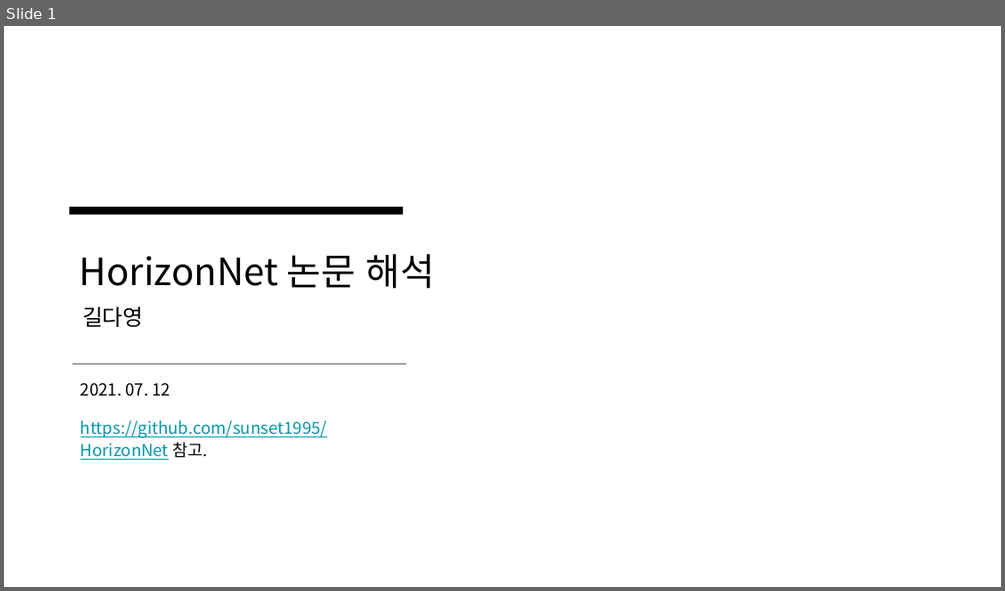
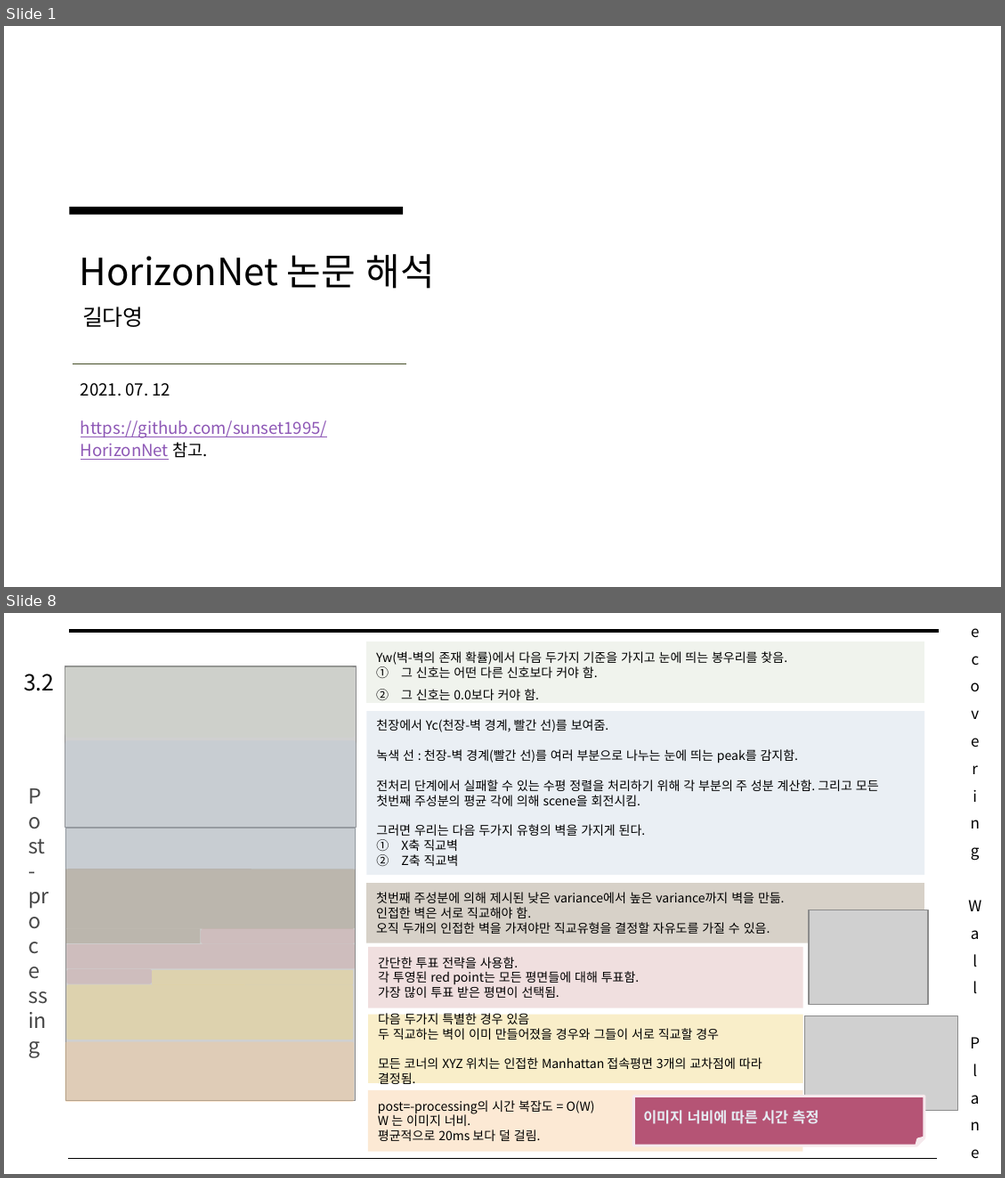
Before and after one commit to arittung/3D_Room_Layout_estimation, a slide deck: 관련 자료/HorizonNet 논문 해석.pptx. Shown one above the other, each under a label of ours: slide 1 before the commit, slides 1 and 8 after it; the slides between them are not shown. The pictures are 1005x591 and 1005x1178 pixels, drawn with LibreOffice and Linux fonts; fonts in the diff are those of the drawing; grey boxes stand for pictures. Boxes give left, top, right and bottom in pixels: in the first picture for what was removed or moved away, otherwise in the second. Text is boxed around its words. In the diff, an @@ line names an element or a change of style, - is before the commit and + after.

```diff
--- a/관련 자료/HorizonNet 논문 해석.pptx
+++ b/관련 자료/HorizonNet 논문 해석.pptx
@@ slide 8 added at <box>4,613,1001,1174</box>, background #FFFFFF @@
@@ line added from (69, 631) to (938, 631), #000000 3 pt @@
@@ text added at <box>949,626,1001,1148</box>, 11 pt, text #000000 @@
+Recovering Wall Planes
@@ rectangle added at <box>366,641,924,703</box>, fill #C9D3BE at 27% opacity, 9 pt, text #000000 @@
+Yw(벽-벽의 존재 확률)에서 다음 두가지 기준을 가지고 눈에 띄는 봉우리를 찾음.
+1. 그 신호는 어떤 다른 신호보다 커야 함.
+2. 그 신호는 0.0보다 커야 함.
@@ text added at <box>18,682,59,1159</box>, 15 pt, text #474747 @@
+Post-processing
@@ text added at <box>24,674,54,691</box>, 16 pt, text #000000 @@
+3.2
@@ picture added at <box>65,666,356,827</box> @@
@@ rounded rectangle added at <box>65,666,355,738</box>, fill #C9D3BE at 27% opacity @@
@@ rectangle added at <box>367,711,925,874</box>, fill #B3C5DA at 27% opacity, 9 pt, text #000000 @@
+천장에서 Yc(천장-벽 경계, 빨간 선)를 보여줌.
+녹색 선 : 천장-벽 경계(빨간 선)를 여러 부분으로 나누는 눈에 띄는 peak를 감지함.
+전처리 단계에서 실패할 수 있는 수평 정렬을 처리하기 위해 각 부분의 주 성분 계산함. 그리고 모든 첫번째 주성분의 평균 각에 의해 scene을 회전시킴.
+그러면 우리는 다음 두가지 유형의 벽을 가지게 된다.
+1. X축 직교벽
+2. Z축 직교벽
@@ rounded rectangle added at <box>65,740,356,870</box>, fill #B3C5DA at 27% opacity @@
@@ picture added at <box>65,828,355,1101</box> @@
@@ rounded rectangle added at <box>65,868,355,928</box>, fill #A0937D at 42% opacity @@
@@ rectangle added at <box>366,884,924,943</box>, fill #A0937D at 42% opacity, 9 pt, text #000000 @@
+첫번째 주성분에 의해 제시된 낮은 variance에서 높은 variance까지 벽을 만듦.
+인접한 벽은 서로 직교해야 함.
+오직 두개의 인접한 벽을 가져야만 직교유형을 결정할 자유도를 가질 수 있음.
@@ rounded rectangle added at <box>65,929,201,943</box>, fill #A0937D at 42% opacity @@
@@ rounded rectangle added at <box>201,928,354,943</box>, fill #CA8A8B at 27% opacity @@
@@ picture added at <box>809,910,928,1004</box> @@
@@ rounded rectangle added at <box>67,944,355,969</box>, fill #CA8A8B at 27% opacity @@
@@ rectangle added at <box>368,947,802,1008</box>, fill #CA8A8B at 27% opacity, 9 pt, text #000000 @@
+간단한 투표 전략을 사용함.
+각 투영된 red point는 모든 평면들에 대해 투표함.
+가장 많이 투표 받은 평면이 선택됨.
@@ rounded rectangle added at <box>67,969,152,984</box>, fill #CA8A8B at 27% opacity @@
@@ rounded rectangle added at <box>67,985,353,1039</box>, fill #F1D77F at 42% opacity @@
@@ rounded rectangle added at <box>152,970,353,985</box>, fill #F1D77F at 42% opacity @@
@@ rectangle added at <box>368,1013,802,1083</box>, fill #F1D77F at 42% opacity, 9 pt, text #000000 @@
+다음 두가지 특별한 경우 있음
+두 직교하는 벽이 이미 만들어졌을 경우와 그들이 서로 직교할 경우
+모든 코너의 XYZ 위치는 인접한 Manhattan 접속평면 3개의 교차점에 따라 결정됨.
@@ picture added at <box>804,1015,957,1111</box> @@
@@ rounded rectangle added at <box>65,1042,354,1102</box>, fill #F8C891 at 39% opacity @@
@@ rectangle added at <box>368,1089,802,1151</box>, fill #F8C891 at 39% opacity, 9 pt, text #000000 @@
+post=-processing의 시간 복잡도 = O(W)
+W 는 이미지 너비.
+평균적으로 20ms 보다 덜 걸림.
@@ folded corner added at <box>634,1095,925,1145</box>, fill #B55475, outline #F6E9ED 2 pt, 10.5 pt, text #E6ECF3, bold @@
+이미지 너비에 따른 시간 측정
@@ line added from (68, 1159) to (937, 1159), #000000 0.75 pt @@
@@ slide 1 changed as well @@
@@ line (73, 364) - (405, 364): stroke #595959 0.75 pt to #444D26 0.75 pt @@
@@ text at <box>81,420,327,459</box>: text colour #0097A7 to #8E58B6 in "https://github.com/sunset1995/HorizonNet" @@
```
Also in this commit, not shown: 6 other slides changed, 7 other slides added, 1 other file.
